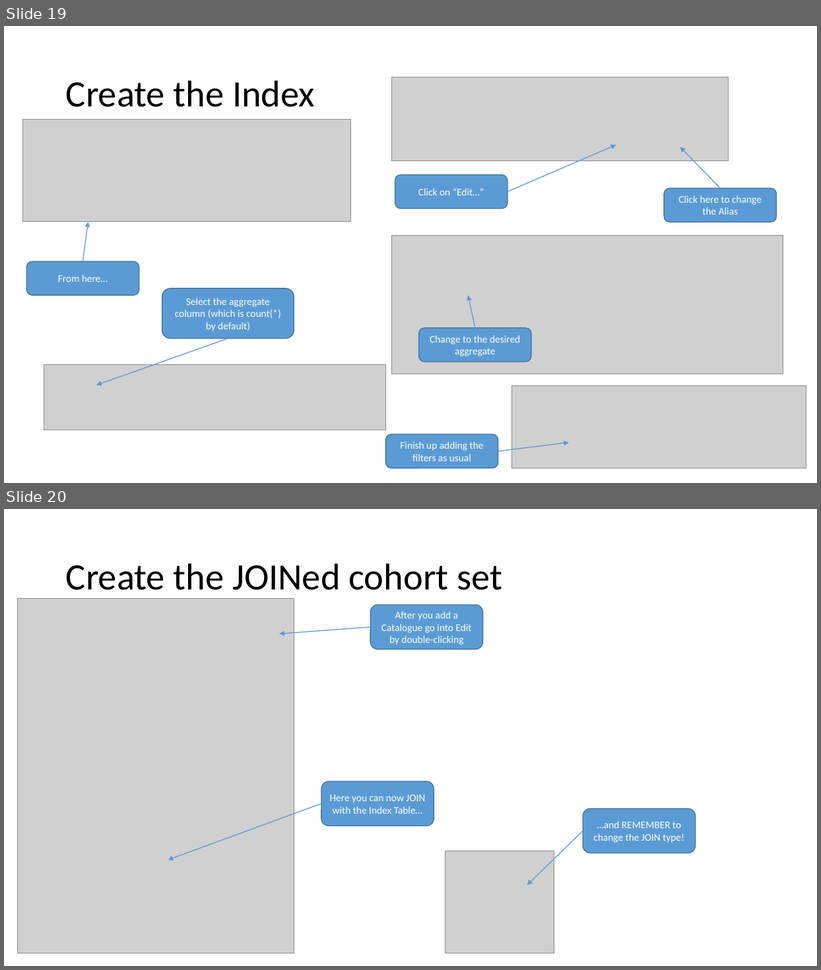
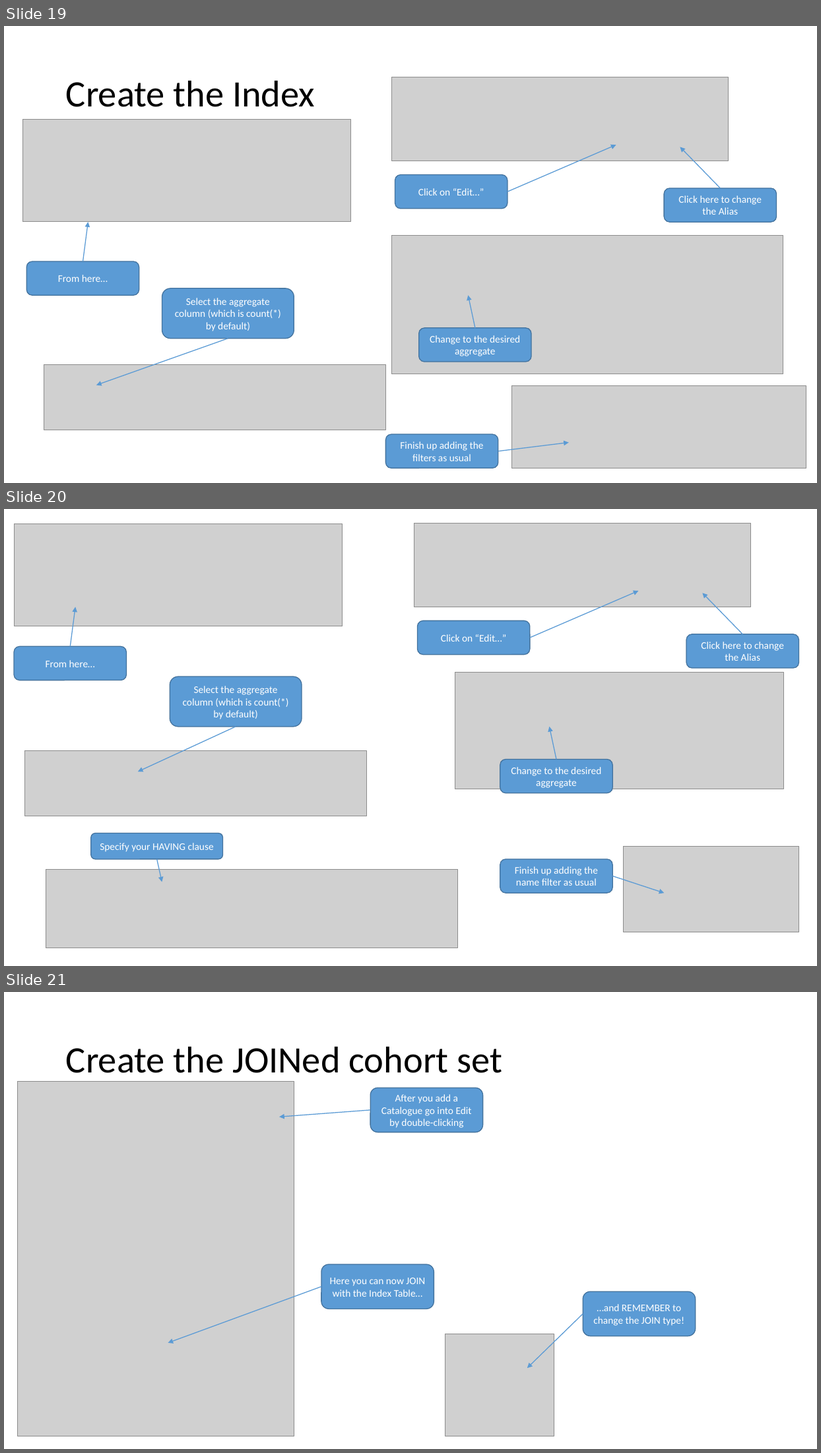
Before and after one commit to HicServices/RDMP, a slide deck: Documentation/Training/CohortBuilder.pptx. Shown one above the other, each under a label of ours: slides 19 and 20 before the commit, slides 19, 20 and 21 after it. The pictures are 821x970 and 821x1453 pixels, drawn with LibreOffice and Linux fonts; fonts in the diff are those of the drawing; grey boxes stand for pictures. Boxes give left, top, right and bottom in pixels: in the first picture for what was removed or moved away, otherwise in the second. Text is boxed around its words. In the diff, an @@ line names an element or a change of style, - is before the commit and + after.

```diff
--- a/Documentation/Training/CohortBuilder.pptx
+++ b/Documentation/Training/CohortBuilder.pptx
@@ slide 20 added at [4, 509, 817, 966], background #FFFFFF @@
@@ picture added at [14, 524, 343, 626] @@
@@ picture added at [415, 523, 751, 607] @@
@@ arrow added from (71, 646) to (75, 607), #5B9BD5 1 pt @@
@@ arrow added from (530, 638) to (639, 591), #5B9BD5 1 pt @@
@@ arrow added from (743, 634) to (702, 593), #5B9BD5 1 pt @@
@@ rounded rectangle added at [418, 621, 530, 654], fill #5B9BD5, outline #43739E 1 pt, 12 pt, text #FFFFFF @@
+Click on “Edit…”
@@ rounded rectangle added at [14, 646, 126, 680], fill #5B9BD5, outline #43739E 1 pt, 12 pt, text #FFFFFF @@
+From here…
@@ rounded rectangle added at [686, 634, 799, 667], fill #5B9BD5, outline #43739E 1 pt, 12 pt, text #FFFFFF @@
+Click here to change the Alias
@@ rounded rectangle added at [170, 677, 302, 727], fill #5B9BD5, outline #43739E 1 pt, 12 pt, text #FFFFFF @@
+Select the aggregate column (which is count(*) by default)
@@ picture added at [455, 673, 784, 789] @@
@@ arrow added from (236, 727) to (137, 772), #5B9BD5 1 pt @@
@@ arrow added from (556, 760) to (549, 727), #5B9BD5 1 pt @@
@@ picture added at [25, 751, 367, 817] @@
@@ rounded rectangle added at [500, 760, 613, 793], fill #5B9BD5, outline #43739E 1 pt, 12 pt, text #FFFFFF @@
+Change to the desired aggregate
@@ rounded rectangle added at [91, 834, 223, 859], fill #5B9BD5, outline #43739E 1 pt, 12 pt, text #FFFFFF @@
+Specify your HAVING clause
@@ arrow added from (157, 859) to (162, 883), #5B9BD5 1 pt @@
@@ rounded rectangle added at [500, 859, 613, 893], fill #5B9BD5, outline #43739E 1 pt, 12 pt, text #FFFFFF @@
+Finish up adding the name filter as usual
@@ picture added at [624, 846, 799, 933] @@
@@ picture added at [46, 869, 458, 948] @@
@@ arrow added from (613, 876) to (665, 893), #5B9BD5 1 pt @@
@@ what was slide 20 is now slide 21 @@
```
Also in this commit, not shown: 2 slides changed.
